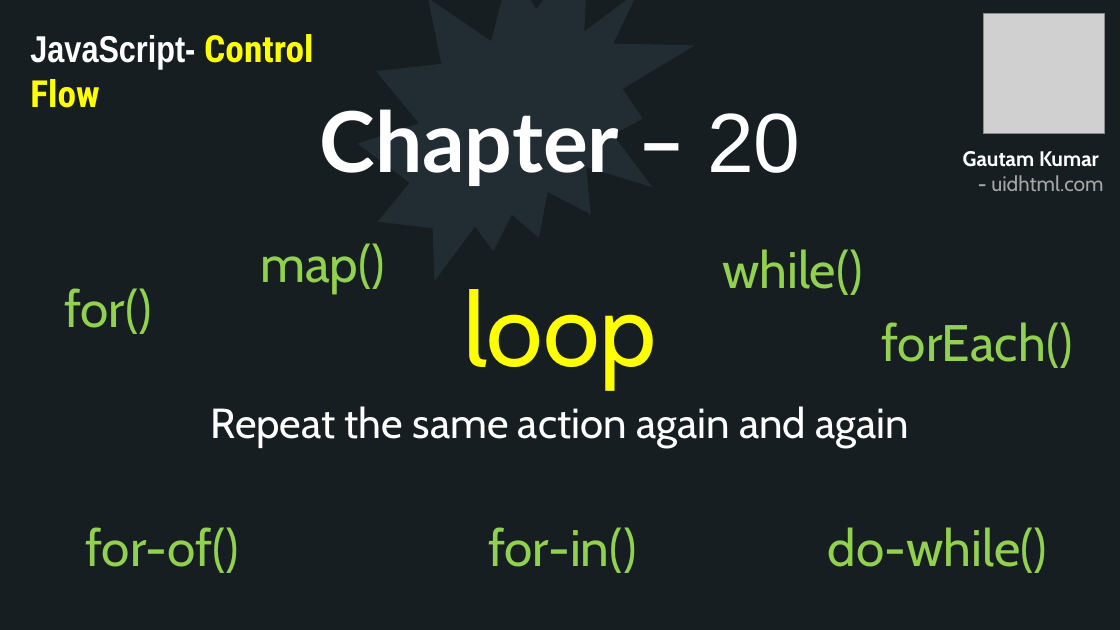
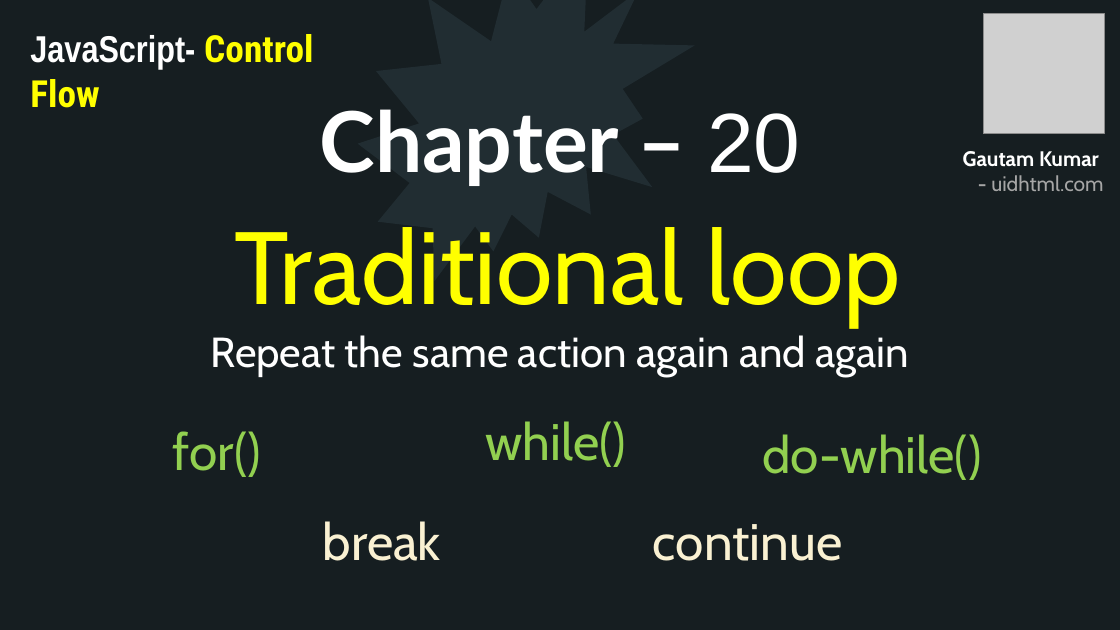
Before and after one commit to uidhtml/javascript-tutorials, a slide deck: slide 70 of Javascript Tutorials.pptx. Drawn at 1120x630 pixels with LibreOffice and Linux fonts; fonts in the diff are those of the drawing; grey boxes stand for pictures. Boxes give left, top, right and bottom in pixels: in the first picture for what was removed or moved away, otherwise in the second. Text is boxed around its words. In the diff, an @@ line names an element or a change of style, - is before the commit and + after.

Commit message:
Added chapter 20 traditional loops

```diff
--- a/Javascript Tutorials.pptx
+++ b/Javascript Tutorials.pptx
@@ text at [234,227,901,326]: text changed @@
-loop
+Traditional loop
@@ text removed at [260,243,385,293] @@
-map()
@@ text "Repeat the same action again ...": place and size @@
-text "Repeat the same action again ..." at [211,406,910,448]
+text "Repeat the same action again ..." at [211,335,910,377]
@@ text removed at [881,322,1072,368] @@
-forEach()
@@ text "for()": place and size @@
-text "for()" at [64,288,152,334]
+text "for()" at [173,431,261,477]
@@ text "while()": place and size @@
-text "while()" at [722,249,863,295]
+text "while()" at [486,421,627,467]
@@ text "do-while()": place and size @@
-text "do-while()" at [828,527,1047,573]
+text "do-while()" at [762,434,981,480]
@@ text removed at [85,527,239,573] @@
-for-of()
@@ text added at [323,521,441,561], 44 pt, text #FAF1D2 @@
+break
@@ text removed at [488,527,636,573] @@
-for-in()
@@ text added at [653,524,843,561], 44 pt, text #FAF1D2 @@
+continue
```
Also in this commit, not shown: 4 slides added, 8 other files.
